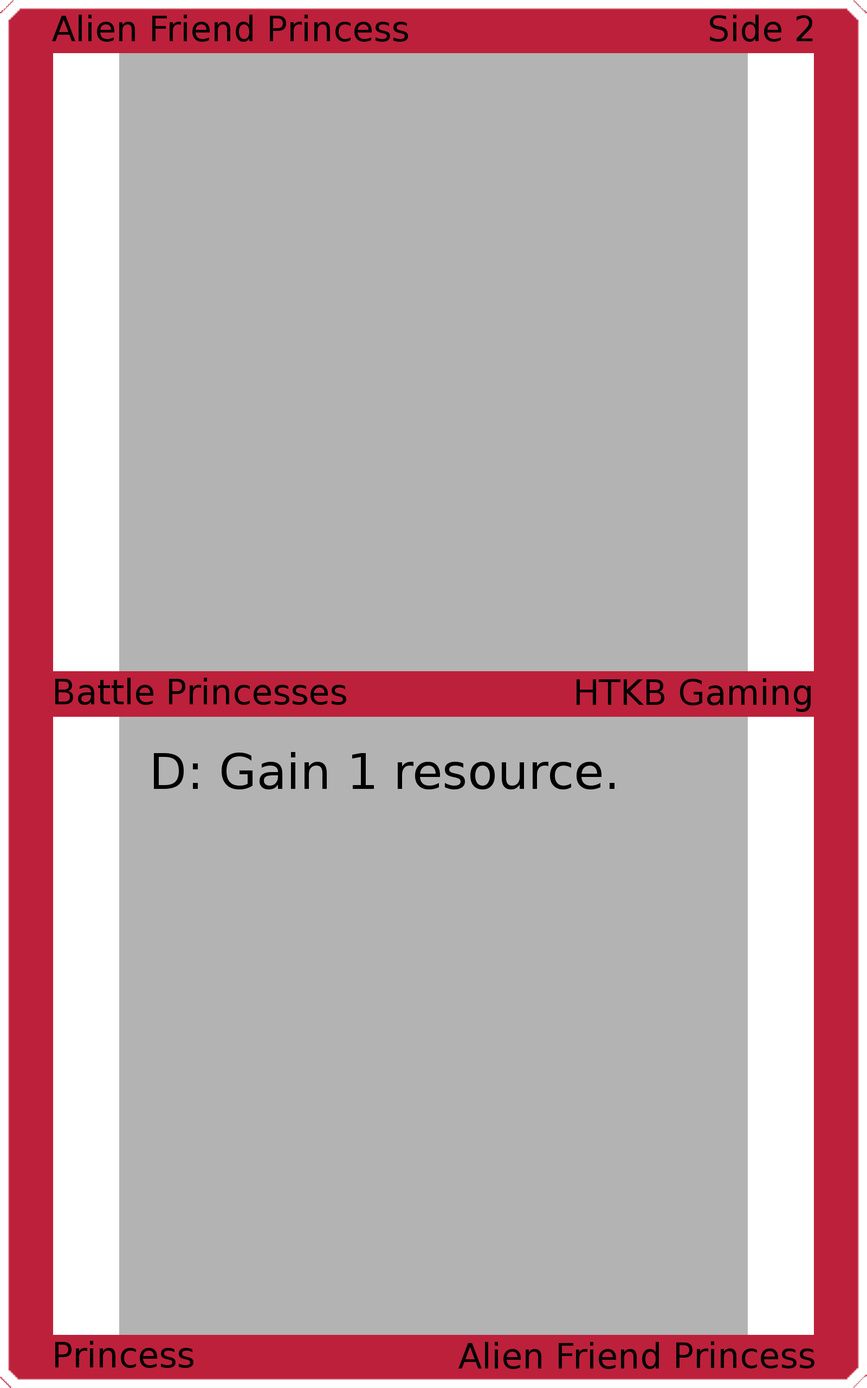
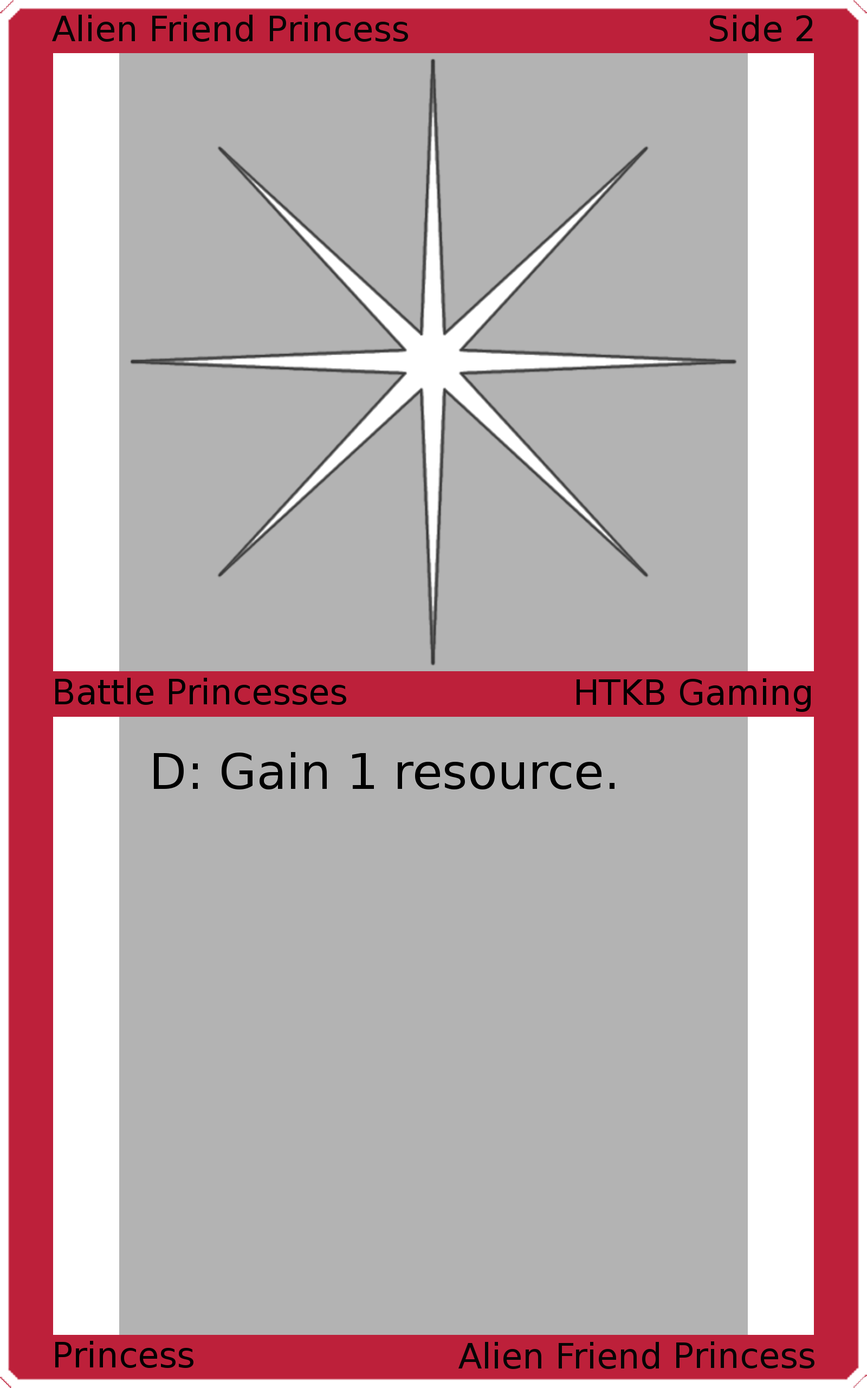
Two versions of the same layered image (867x1388). Layer-by-layer changes:
added layer "Art" above "Top Background" over box(129, 57, 738, 666)
